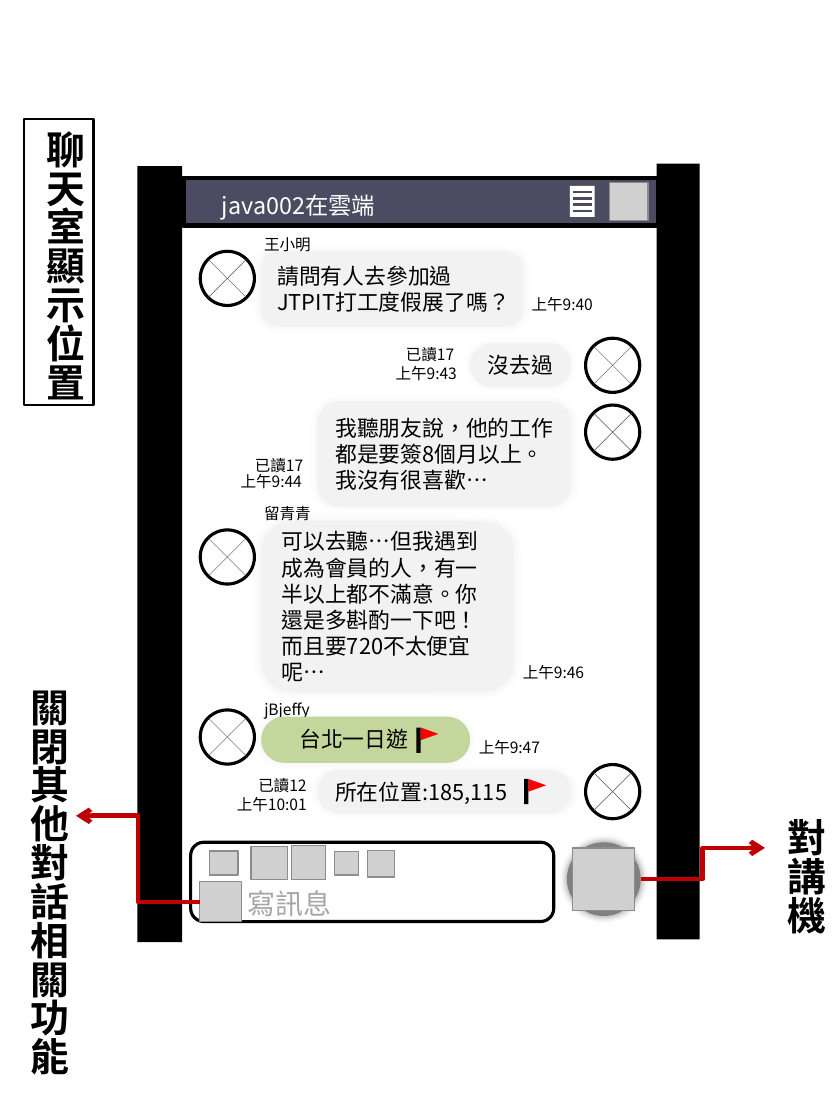
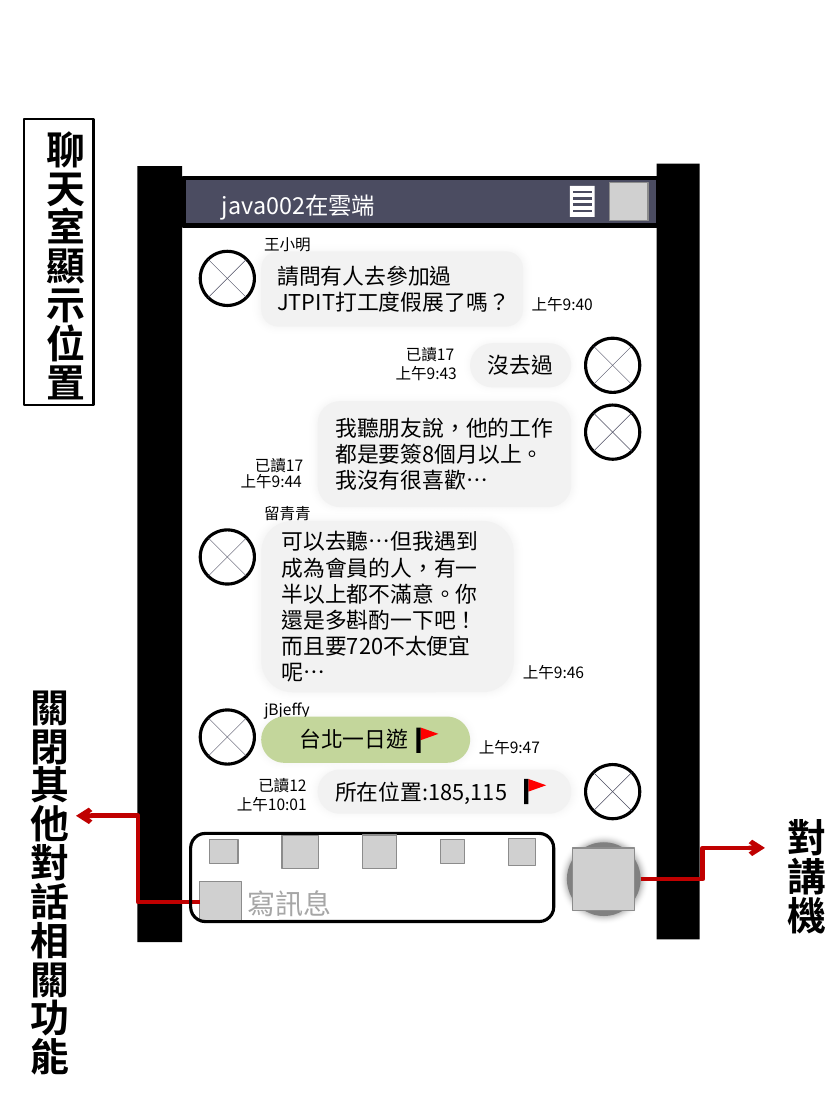
Before and after one commit to GabrielleWuHY/J2, a slide deck: slide 32 of ProjectA/FOuting框架圖.pptx. Drawn at 840x1120 pixels with LibreOffice and Linux fonts; fonts in the diff are those of the drawing; grey boxes stand for pictures; background and template pictures are left out. Boxes give left, top, right and bottom in pixels: in the first picture for what was removed or moved away, otherwise in the second. Text is boxed around its words. In the diff, an @@ line names an element or a change of style, - is before the commit and + after.

```diff
--- a/ProjectA/FOuting框架圖.pptx
+++ b/ProjectA/FOuting框架圖.pptx
@@ rounded rectangle: place and size @@
-rounded rectangle at [190,842,553,922]
+rounded rectangle at [190,833,553,922]
@@ rounded rectangle at [190,833,553,922]: fill #FFFFFF to none @@
@@ picture: place and size @@
-picture at [251,847,288,879]
+picture at [282,836,319,868]
@@ picture: place and size @@
-picture at [291,846,325,879]
+picture at [363,836,396,869]
@@ picture: place and size @@
-picture at [367,850,394,877]
+picture at [508,839,535,866]
@@ picture: place and size @@
-picture at [209,851,237,875]
+picture at [209,840,237,864]
@@ picture: place and size @@
-picture at [335,851,358,875]
+picture at [440,840,464,864]
```
Also in this commit, not shown: 5 other slides changed.
